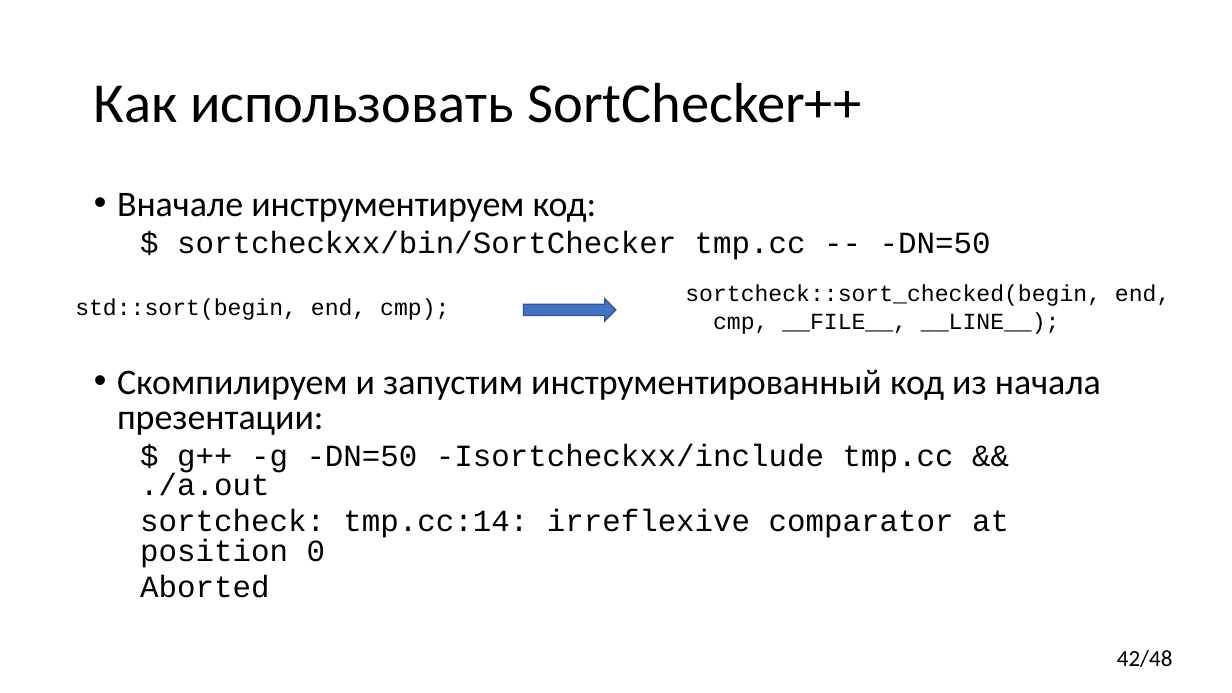
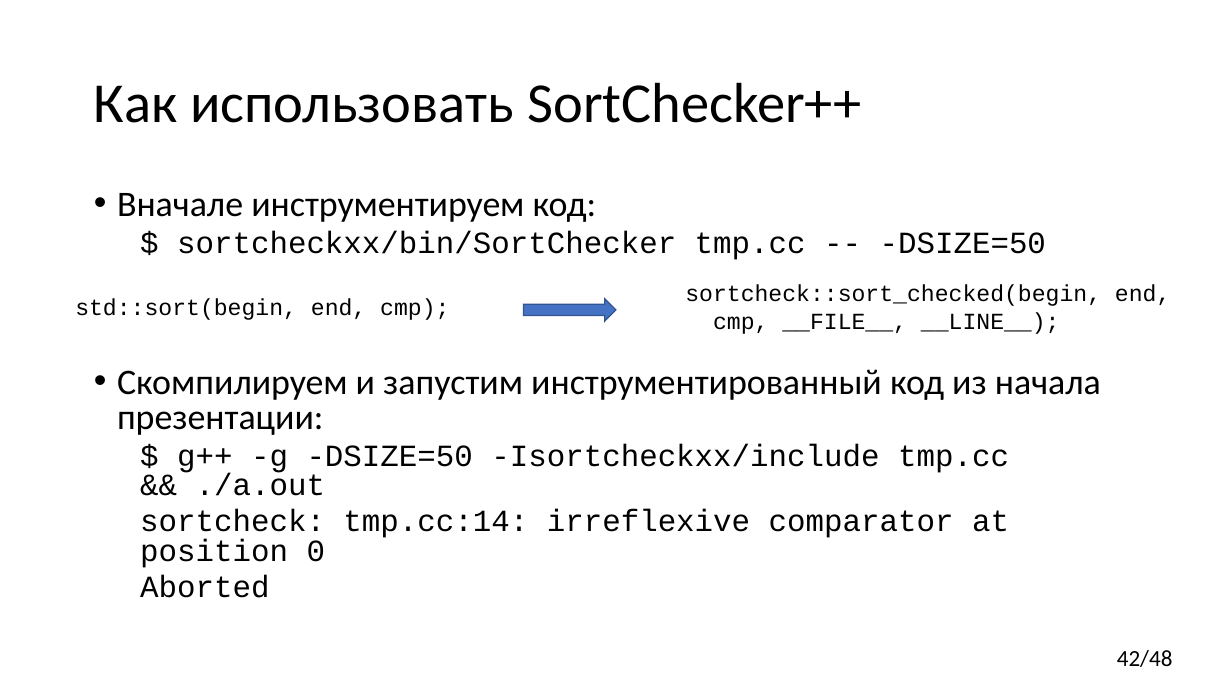
Before and after one commit to yugr/CppRussia, a slide deck: slide 42 of 2023/RU.pptx. Drawn at 1232x693 pixels with LibreOffice and Linux fonts; fonts in the diff are those of the drawing. Boxes give left, top, right and bottom in pixels: in the first picture for what was removed or moved away, otherwise in the second. Text is boxed around its words. In the diff, an @@ line names an element or a change of style, - is before the commit and + after.

```diff
--- a/2023/RU.pptx
+++ b/2023/RU.pptx
@@ text at bbox=[177, 231, 1046, 260]: text changed @@
-  $ sortcheckxx/bin/SortChecker tmp.cc -- -DN=50
+  $ sortcheckxx/bin/SortChecker tmp.cc -- -DSIZE=50
@@ text at bbox=[177, 444, 1009, 496]: text changed @@
-  $ g++ -g -DN=50 -Isortcheckxx/include tmp.cc && ./a.out
+  $ g++ -g -DSIZE=50 -Isortcheckxx/include tmp.cc && ./a.out
```
Also in this commit, not shown: 7 other slides changed.
